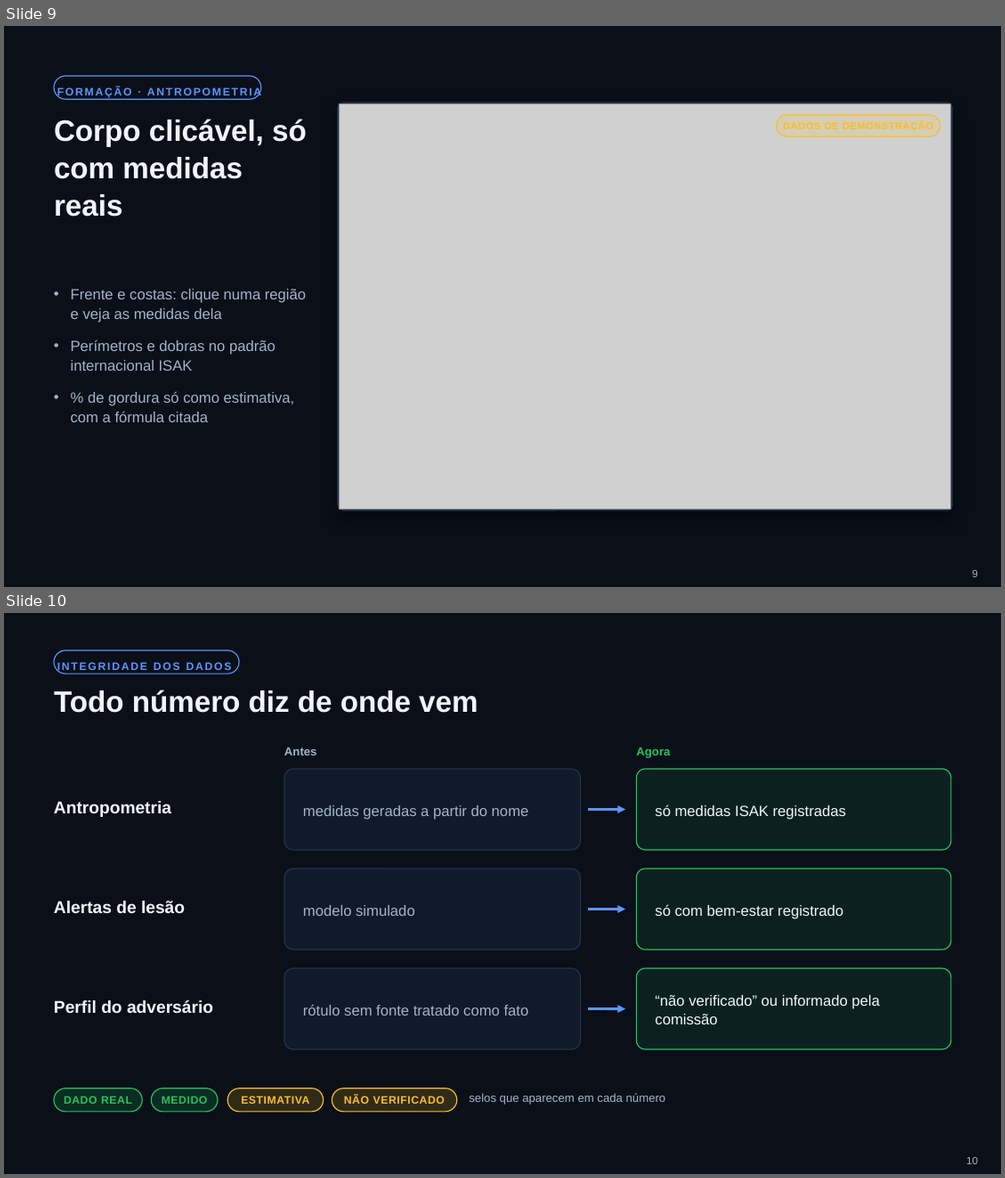
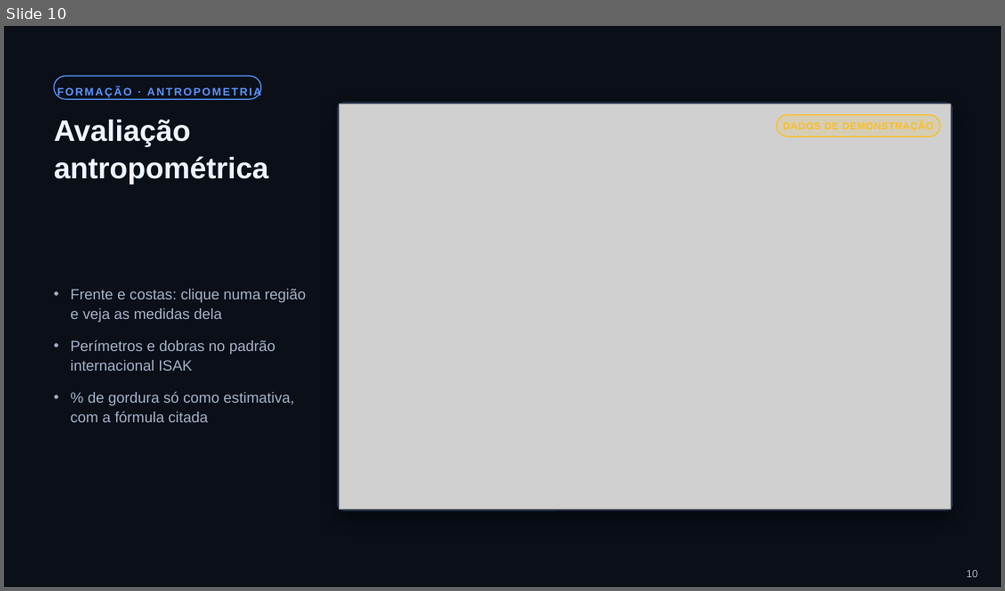
Before and after one commit to cborba733/Capixastat, a slide deck: CapixaStat_Apresentacao.pptx. Shown one above the other, each under a label of ours: slides 9 and 10 before the commit, slide 10 after it. The pictures are 1005x1178 and 1005x591 pixels, drawn with LibreOffice and Linux fonts; fonts in the diff are those of the drawing; grey boxes stand for pictures. Boxes give left, top, right and bottom in pixels: in the first picture for what was removed or moved away, otherwise in the second. Text is boxed around its words. In the diff, an @@ line names an element or a change of style, - is before the commit and + after.

```diff
--- a/CapixaStat_Apresentacao.pptx
+++ b/CapixaStat_Apresentacao.pptx
@@ slide 10 removed at <box>4,613,1001,1174</box>, background #0A0F18 @@
@@ rounded rectangle removed at <box>54,650,240,674</box> @@
-INTEGRIDADE DOS DADOS
@@ title removed at <box>54,690,477,713</box> @@
-Todo número diz de onde vem
@@ text removed at <box>284,747,317,755</box> @@
-Antes
@@ rounded rectangle removed at <box>284,769,581,850</box> @@
@@ text removed at <box>636,747,670,758</box> @@
-Agora
@@ rounded rectangle removed at <box>637,769,952,850</box> @@
@@ text removed at <box>54,801,171,817</box> @@
-Antropometria
@@ text removed at <box>303,805,529,819</box> @@
-medidas geradas a partir do nome
@@ arrow removed from (588, 809) to (625, 810) @@
@@ text removed at <box>655,804,846,819</box> @@
-só medidas ISAK registradas
@@ rounded rectangle removed at <box>284,868,581,949</box> @@
@@ rounded rectangle removed at <box>637,868,952,949</box> @@
@@ text removed at <box>54,900,185,913</box> @@
-Alertas de lesão
@@ text removed at <box>303,905,415,916</box> @@
-modelo simulado
@@ text removed at <box>655,904,843,919</box> @@
-só com bem-estar registrado
@@ arrow removed from (588, 909) to (625, 909) @@
@@ rounded rectangle removed at <box>284,968,581,1049</box> @@
@@ rounded rectangle removed at <box>637,968,952,1049</box> @@
@@ text removed at <box>54,1000,213,1013</box> @@
-Perfil do adversário
@@ text removed at <box>303,1004,529,1015</box> @@
-rótulo sem fonte tratado como fato
@@ arrow removed from (588, 1008) to (625, 1008) @@
@@ text removed at <box>655,995,879,1024</box> @@
-“não verificado” ou informado pela comissão
@@ rounded rectangle removed at <box>54,1088,142,1111</box> @@
-DADO REAL
@@ rounded rectangle removed at <box>152,1088,218,1111</box> @@
-MEDIDO
@@ rounded rectangle removed at <box>227,1088,324,1111</box> @@
-ESTIMATIVA
@@ rounded rectangle removed at <box>332,1088,456,1111</box> @@
-NÃO VERIFICADO
@@ text removed at <box>469,1093,666,1104</box> @@
-selos que aparecem em cada número
@@ page number removed at <box>966,1157,978,1164</box> @@
-10
@@ what was slide 9 is now slide 10 @@
@@ slide 10 changed as well @@
@@ title at <box>54,119,268,184</box>: text changed @@
-Corpo clicável, só com medidas reais
+Avaliação antropométrica
@@ page number at <box>966,570,978,577</box>: text changed @@
-9
+10
```
Also in this commit, not shown: 7 other slides changed, 2 slides added, 1 other slide removed, 2 other files.
